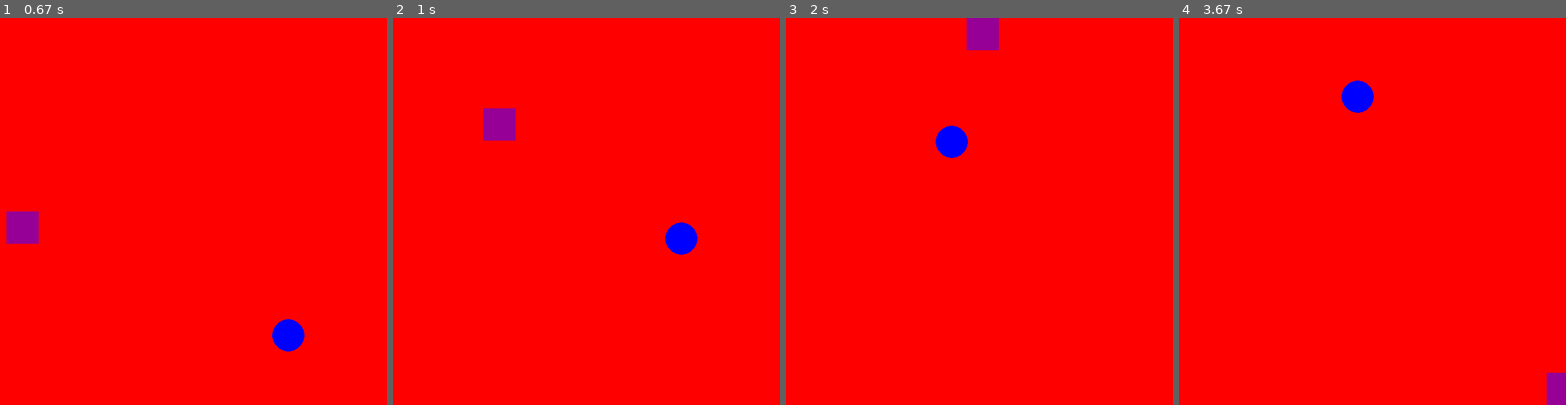
Above: before the commit, frames 1-4 (left to right).
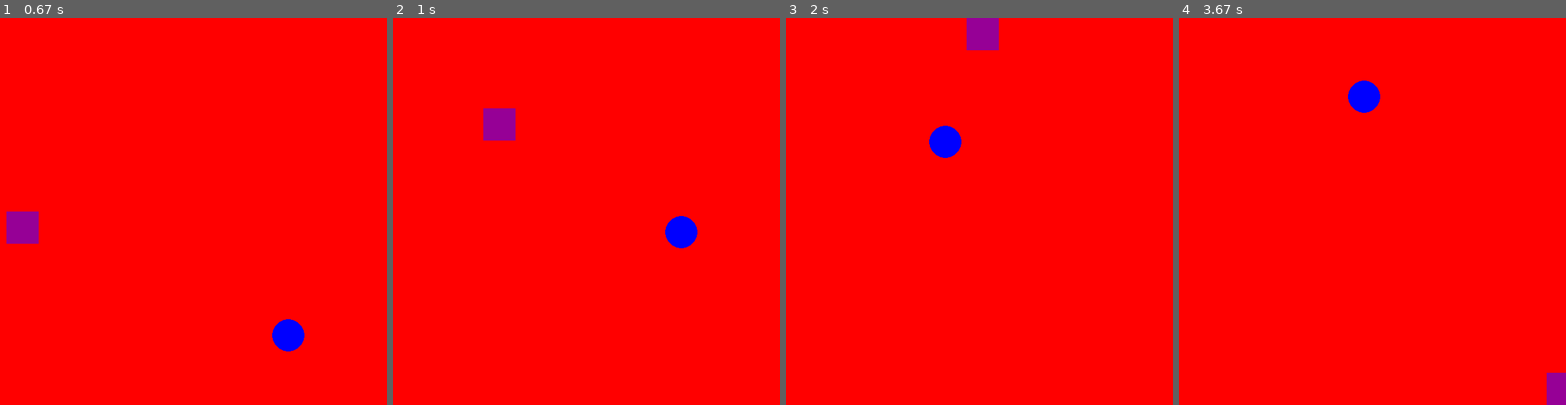
Above: after the commit, the same moments.

Repository: regert24/Game_Design_BlockA
Game: pygame game, started from learninggame.py
The game is run twice, just before and just after one commit, with the same random seed, the same clock (stepped at 60 frames per second) and the same inputs.
Inputs:
- Up to frame 1 (0.67 s): hold Right from 0.33 s (still down)
- Up to frame 2 (1 s): release Right at 0.8 s; hold Up from 0.83 s (still down); hold W from 0.83 s (still down)
- Up to frame 3 (2 s): release Up at 1.13 s; release W at 1.13 s; hold Right 1.17-1.63 s; hold D 1.17-1.63 s; hold Left from 1.67 s (still down); hold A from 1.67 s (still down)
- Up to frame 4 (3.67 s): release Left at 2.2 s; release A at 2.2 s; hold Down 2.23-2.53 s; hold S 2.23-2.53 s; hold Left 2.57-2.97 s; hold A 2.57-2.97 s; hold Up 3-3.37 s; hold W 3-3.37 s; hold Right from 3.4 s (still down); hold D from 3.4 s (still down)

Frame 1 is identical in both runs. In frame 2, 0.3% of the frame differs, in the area x 70-79%, y 51-62%; in frame 3, 0.3%; in frame 4, 0.3%.

Commit message:
10/25/21

Diff:
--- a/learninggame.py
+++ b/learninggame.py
@@ -38,11 +38,12 @@
 xc=random.randint(25,550)
 yc=random.randint(25,550)
 rcircle=hbox/2
-rect=pygame.Rect(width/2,height/2, wbox, hbox)
+rect=pygame.Rect(x,y, wbox, hbox)
 pygame.draw.rect(window, (150, 200, 20), rect)
 pygame.draw.circle(window, colors.get('blue'), (xc,yc), rcircle)
 pygame.display.flip()
 run=True
+
 
 #main loop for tge game:
 while run:
@@ -75,8 +76,7 @@
         else:
             rect.x += speed
     window.fill(color)
-    pygame.draw.rect(window, colors.get('purple'), rect)
-    pygame.draw.circle(window, colors.get('blue'), (xc,yc), rcircle)
+
 
     if keyPressed[pygame.K_w] and yc>rcircle:
             yc -= speed
@@ -86,11 +86,20 @@
             xc -= speed
     if keyPressed[pygame.K_d] and xc<width-rcircle:
             xc += speed
-    pygame.display.flip()
 
 
-
-
-
-
+    point =(xc, yc)
+    collide=rect.collidepoint(point)
+    #collide function
+    if collide:
+        rcircle=rcircle+(hbox/6)
+        x=random.randrange(0,width)
+        y=random.randrange(0,height)
+        rect=pygame.Rect(x,y,wbox,hbox)
+    pygame.draw.rect(window, colors.get('purple'), rect)
+    pygame.draw.circle(window, colors.get('blue'), (xc,yc), rcircle)
+    pygame.display.flip()
+    if rcircle == hbox*2:
+        pygame.quit
+        break
 pygame.quit()
